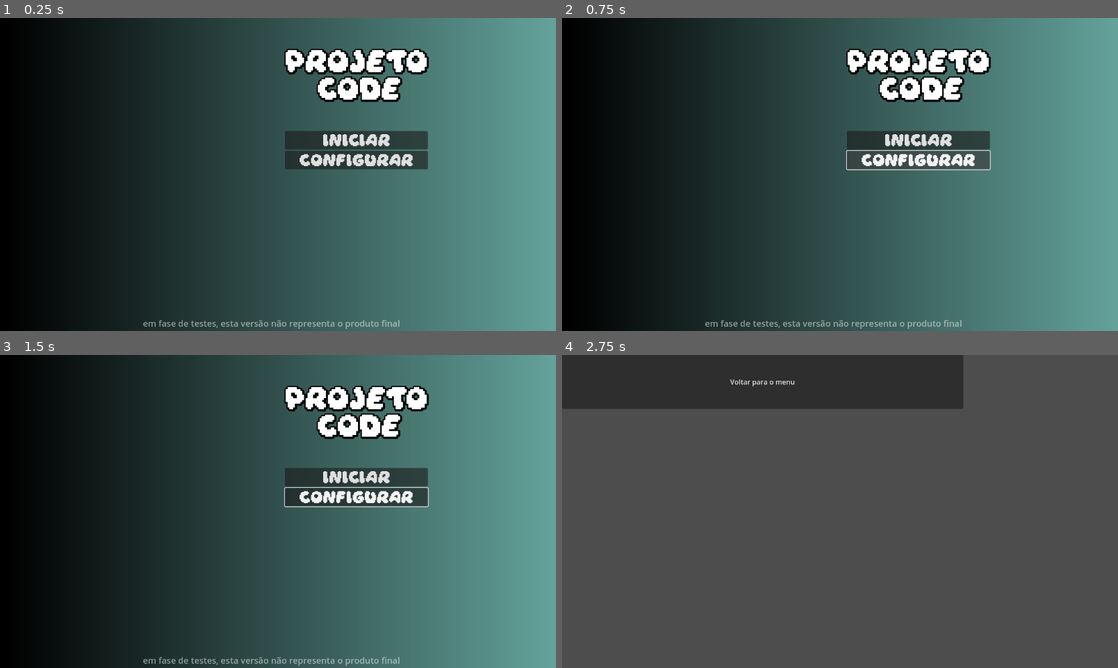
Above: before the commit, frames 1-4 (two rows, left to right).
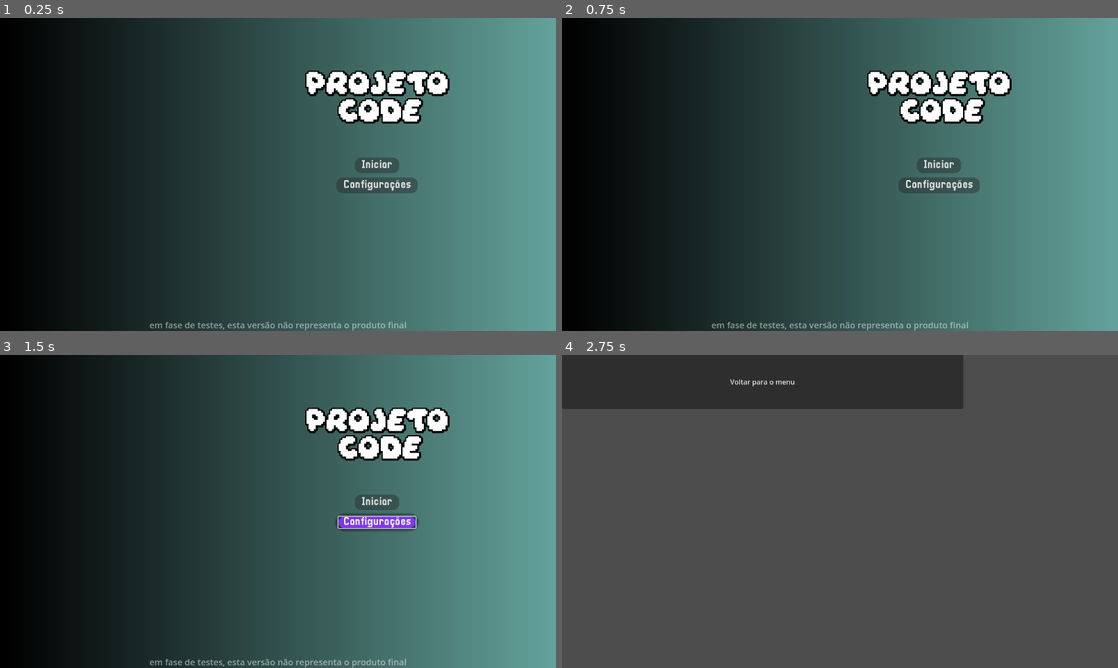
Above: after the commit, the same moments.

Repository: ggxrc/projeto-code
Game: Godot game, scene res://cenas/Orquestrador.tscn
Same seed, same stepped clock (60 frames per second), same inputs: the game is played once before the commit and once after it.
Inputs (mouse positions are in pixels of both pictures, inside the frame that each line leads up to):
- Up to frame 1 (0.25 s): no input
- Up to frame 2 (0.75 s): click (917, 158) at 0.5 s, where only the run before the commit has a clickable "Configurar"
- Up to frame 3 (1.5 s): click (378, 520) at 1.25 s, where only the run after the commit has a clickable "Configurações"
- Up to frame 4 (2.75 s): click "iniciar" (after the commit: "Iniciar") at 2 s

The runs differ from the first frame. In frame 1, 8.7% of the frame differs, in the area x 25-81%, y 9-100%; in frame 2, 8.4%; in frame 3, 8.9%; in frame 4, nothing differs.

Commit message:
Testando estilizações de botões

Diff:
--- /dev/null
+++ b/Botões/BotãoMenu.tscn
@@ -0,0 +1,37 @@
+[gd_scene load_steps=4 format=3 uid="uid://blbkia8fnrlk7"]
+
+[ext_resource type="FontFile" uid="uid://bx2l44oenhpw6" path="res://Fontes/Pixellari.ttf" id="1_17sfv"]
+
+[sub_resource type="StyleBoxFlat" id="StyleBoxFlat_17sfv"]
+bg_color = Color(0.497057, 0.216426, 0.920404, 1)
+corner_radius_top_left = 15
+corner_radius_top_right = 15
+corner_radius_bottom_right = 15
+corner_radius_bottom_left = 15
+shadow_size = 10
+
+[sub_resource type="StyleBoxFlat" id="StyleBoxFlat_v4wte"]
+content_margin_left = 10.0
+content_margin_right = 10.0
+bg_color = Color(0.125911, 0.125911, 0.125911, 0.384314)
+corner_radius_top_left = 15
+corner_radius_top_right = 15
+corner_radius_bottom_right = 15
+corner_radius_bottom_left = 15
+expand_margin_left = 5.0
+expand_margin_top = 5.0
+expand_margin_right = 5.0
+expand_margin_bottom = 5.0
+
+[node name="iniciar_button" type="Button"]
+offset_left = 305.0
+offset_top = 190.0
+offset_right = 381.0
+offset_bottom = 228.0
+size_flags_horizontal = 4
+size_flags_vertical = 4
+theme_override_fonts/font = ExtResource("1_17sfv")
+theme_override_font_sizes/font_size = 25
+theme_override_styles/hover = SubResource("StyleBoxFlat_17sfv")
+theme_override_styles/normal = SubResource("StyleBoxFlat_v4wte")
+text = "Botão"
--- a/Botões/button01.tscn
+++ /dev/null
@@ -1,23 +0,0 @@
-[gd_scene load_steps=3 format=3 uid="uid://blbkia8fnrlk7"]
-
-[ext_resource type="FontFile" uid="uid://bx2l44oenhpw6" path="res://Fontes/Pixellari.ttf" id="1_jkv5i"]
-
-[sub_resource type="StyleBoxFlat" id="StyleBoxFlat_v4wte"]
-bg_color = Color(0.125911, 0.125911, 0.125911, 0.384314)
-corner_radius_top_left = 15
-corner_radius_top_right = 15
-corner_radius_bottom_right = 15
-corner_radius_bottom_left = 15
-expand_margin_left = 5.0
-expand_margin_top = 5.0
-expand_margin_right = 5.0
-expand_margin_bottom = 5.0
-
-[node name="iniciar_button" type="Button"]
-offset_left = 305.0
-offset_top = 190.0
-offset_right = 381.0
-offset_bottom = 228.0
-theme_override_fonts/font = ExtResource("1_jkv5i")
-theme_override_styles/normal = SubResource("StyleBoxFlat_v4wte")
-text = "Botão"
--- a/button.gd
+++ /dev/null
@@ -1,5 +0,0 @@
-extends Button
-
-func _on_Iniciar_pressed():
-	# Assumindo que Orquestrador está disponível em /root; se não, ajuste o caminho
-	get_node("/root/Orquestrador").go_to_level_selector()
--- a/cenas/LevelSelection.tscn
+++ b/cenas/LevelSelection.tscn
@@ -9,6 +9,7 @@
 grow_vertical = 2
 
 [node name="voltar_menu" type="Button" parent="."]
+layout_mode = 0
 offset_left = 200.0
 offset_top = 301.0
 offset_right = 1124.0
--- a/cenas/MenuPrincipal.tscn
+++ b/cenas/MenuPrincipal.tscn
@@ -1,7 +1,7 @@
 [gd_scene load_steps=7 format=3 uid="uid://iy7ihik2nwjv"]
 
 [ext_resource type="FontFile" uid="uid://brl3qg5td87ra" path="res://Fontes/daydream_3/Daydream.ttf" id="2_5dpk2"]
-[ext_resource type="Script" uid="uid://d30oqqqw64ea0" path="res://button.gd" id="3_pi62y"]
+[ext_resource type="PackedScene" uid="uid://blbkia8fnrlk7" path="res://Botões/BotãoMenu.tscn" id="2_r2p0k"]
 
 [sub_resource type="Gradient" id="Gradient_r2p0k"]
 colors = PackedColorArray(0, 0, 0, 1, 0.389219, 0.632897, 0.604017, 1)
@@ -37,10 +37,6 @@
 anchors_preset = 15
 anchor_right = 1.0
 anchor_bottom = 1.0
-offset_left = 64.0
-offset_top = 9.0
-offset_right = -93.0
-offset_bottom = -4.0
 grow_horizontal = 2
 grow_vertical = 2
 
@@ -53,32 +49,34 @@
 vertical_alignment = 1
 
 [node name="VBoxContainer" type="VBoxContainer" parent="."]
-layout_mode = 0
-offset_left = 656.0
-offset_top = 70.0
-offset_right = 985.0
-offset_bottom = 477.0
+layout_mode = 1
+anchors_preset = 8
+anchor_left = 0.5
+anchor_top = 0.5
+anchor_right = 0.5
+anchor_bottom = 0.5
+offset_left = 64.0
+offset_top = -240.0
+offset_right = 393.0
+offset_bottom = 38.0
+grow_horizontal = 2
+grow_vertical = 2
 
 [node name="Titulo" type="Label" parent="VBoxContainer"]
 layout_mode = 2
-size_flags_horizontal = 4
-size_flags_vertical = 0
+size_flags_vertical = 8
 text = "Projeto
  Code
 "
 label_settings = SubResource("LabelSettings_kjrao")
 horizontal_alignment = 1
 
-[node name="Iniciar" type="Button" parent="VBoxContainer"]
+[node name="Iniciar" parent="VBoxContainer" instance=ExtResource("2_r2p0k")]
 layout_mode = 2
-theme_override_fonts/font = ExtResource("2_5dpk2")
-theme_override_font_sizes/font_size = 25
-text = "iniciar"
-script = ExtResource("3_pi62y")
+size_flags_vertical = 6
+text = "Iniciar"
 
-[node name="config" type="Button" parent="VBoxContainer"]
+[node name="Config" parent="VBoxContainer" instance=ExtResource("2_r2p0k")]
 layout_mode = 2
-theme_override_fonts/font = ExtResource("2_5dpk2")
-theme_override_font_sizes/font_size = 25
-text = "Configurar"
-script = ExtResource("3_pi62y")
+text = "Configurações"
+icon_alignment = 1
--- a/cenas/Orquestrador.gd
+++ b/cenas/Orquestrador.gd
@@ -3,8 +3,6 @@
 
 @onready var menu_principal = $MenuPrincipal
 @onready var level_selection = $LevelSelection
-
-
 
 func _on_voltar_menu_pressed() -> void:
 	menu_principal.visible = true
--- a/cenas/Orquestrador.tscn
+++ b/cenas/Orquestrador.tscn
@@ -10,7 +10,6 @@
 [node name="LevelSelection" parent="." instance=ExtResource("2_ddja5")]
 
 [node name="voltar_menu" parent="LevelSelection" index="0"]
-layout_mode = 0
 offset_left = 0.0
 offset_top = 0.0
 offset_right = 924.0
@@ -18,12 +17,6 @@
 
 [node name="MenuPrincipal" parent="." instance=ExtResource("3_n5i1m")]
 
-[node name="Iniciar" parent="MenuPrincipal/VBoxContainer" index="1"]
-script = null
-
-[node name="config" parent="MenuPrincipal/VBoxContainer" index="2"]
-script = null
-
 [connection signal="pressed" from="LevelSelection/voltar_menu" to="." method="_on_voltar_menu_pressed"]
 [connection signal="pressed" from="MenuPrincipal/VBoxContainer/Iniciar" to="." method="_on_iniciar_pressed"]
 
Not shown, removed: button.gd.uid
